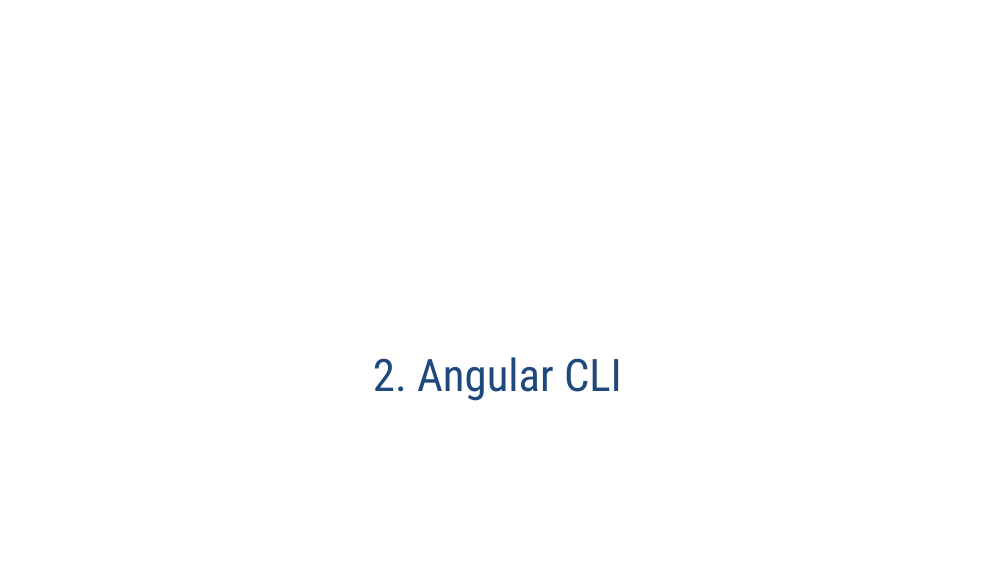
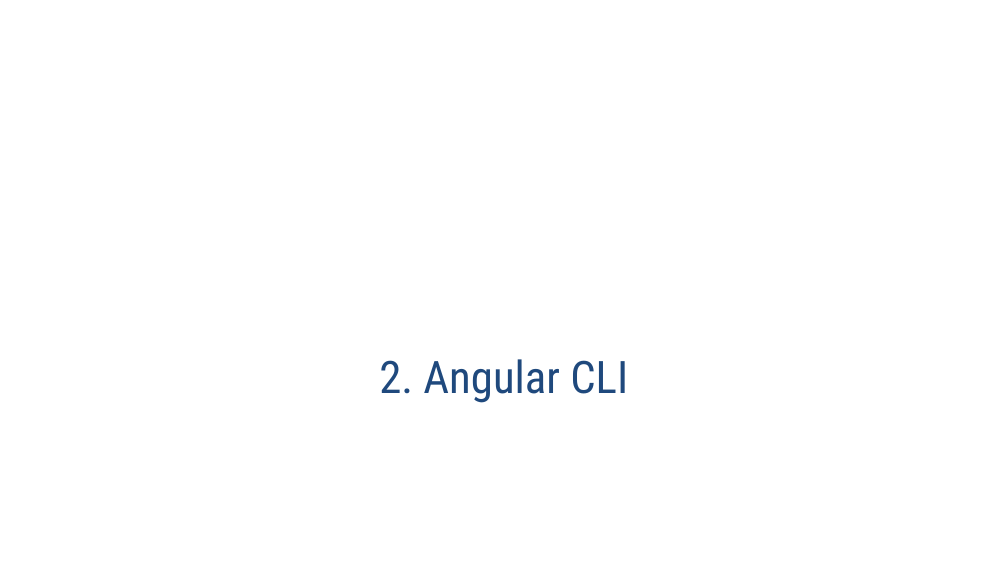
Before and after one commit to rached193/AngularWorkshop-20181116, a slide deck: slide 4 of 02_angular_cli/02_angular_cli.pptx. Drawn at 1008x567 pixels with LibreOffice and Linux fonts; fonts in the diff are those of the drawing; background and template pictures are left out. Boxes give left, top, right and bottom in pixels: in the first picture for what was removed or moved away, otherwise in the second. Text is boxed around its words. In the diff, an @@ line names an element or a change of style, - is before the commit and + after.

```diff
--- a/02_angular_cli/02_angular_cli.pptx
+++ b/02_angular_cli/02_angular_cli.pptx
@@ title "2. Angular CLI": place and size @@
-title "2. Angular CLI" at [373, 357, 622, 401]
+title "2. Angular CLI" at [379, 359, 628, 403]
```
Also in this commit, not shown: 5 other slides changed, 12 slides added, 57 other files.
